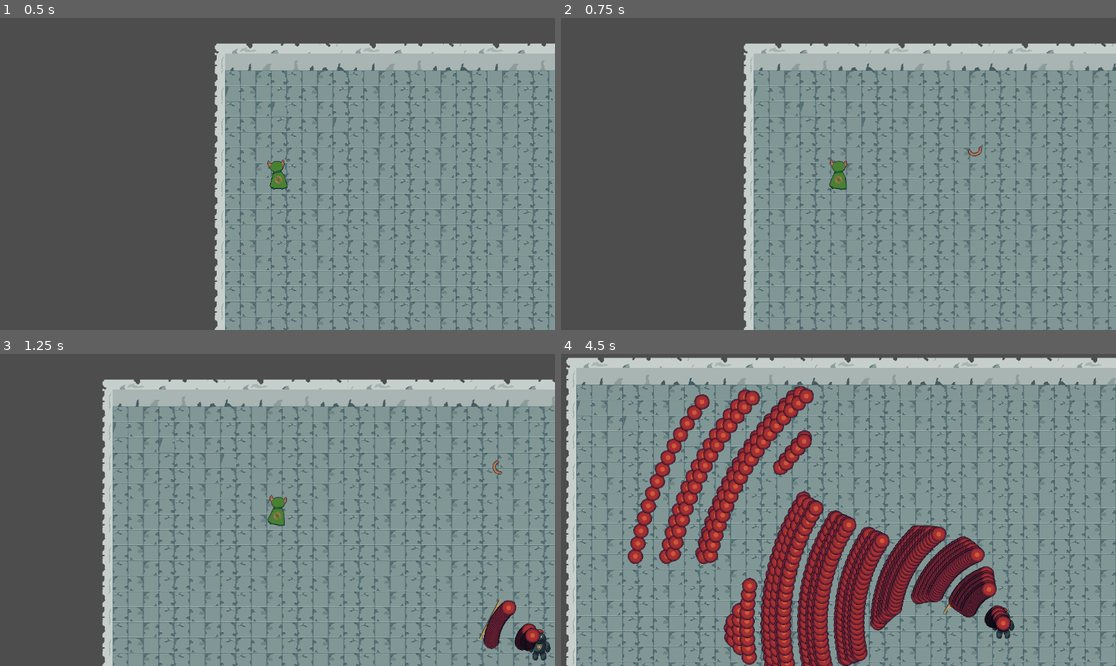
Above: before the commit, frames 1-4 (two rows, left to right).
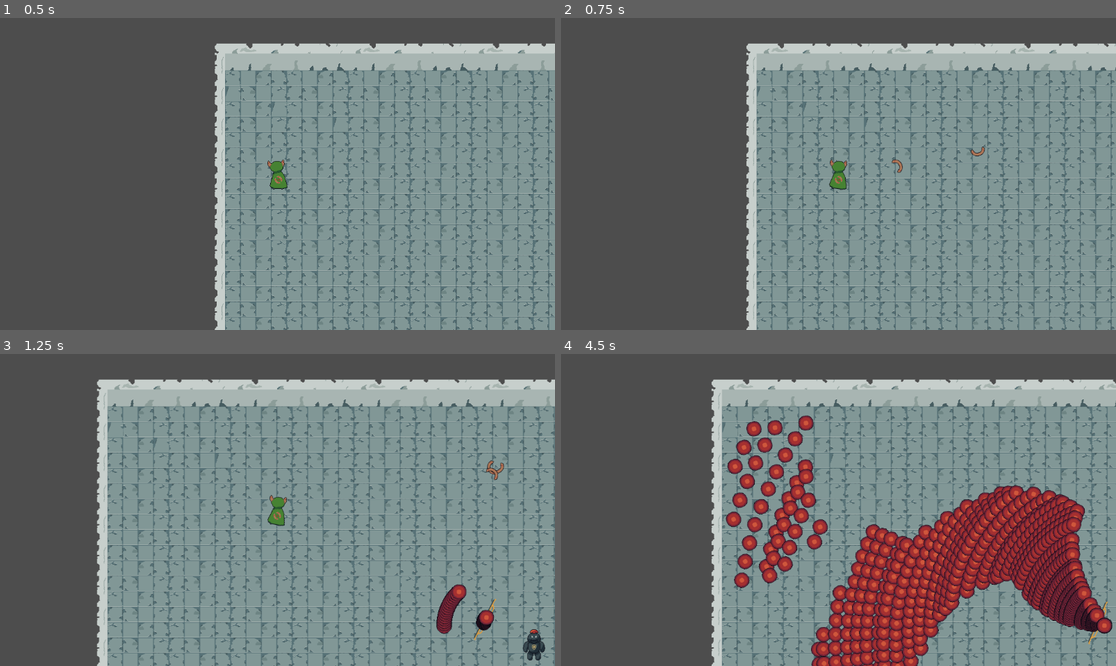
Above: after the commit, the same moments.

Repository: steve52/boomerang-guy-and-the-aglet
Game: Godot game, scene res://Scenes/game.tscn
Same seed, same stepped clock (60 frames per second), same inputs: the game is played once before the commit and once after it.
Inputs (mouse positions are in pixels of both pictures, inside the frame that each line leads up to):
- Up to frame 1 (0.5 s): no input
- Up to frame 2 (0.75 s): tap Enter (ui_accept) at 0.5 s; move the mouse to (960, 158) at 0.52 s; press the mouse at (960, 158) at 0.53 s; hold D (Right) from 0.53 s (still down)
- Up to frame 3 (1.25 s): keep holding D (Right); tap Enter (ui_accept) at 0.77, 1.07 s; tap Shift (Sprint, bound only after the commit) at 0.8 s
- Up to frame 4 (4.5 s): move the mouse to (727, 525) at 1.27 s; release D (Right) at 1.28 s; release the mouse at (727, 525) at 1.28 s; hold S (Down) 1.28-2.03 s; tap Shift (Sprint, bound only after the commit) at 1.35, 3.05 s; tap Enter (ui_accept) at 1.52, 1.55, 1.82, 2.1, 3.02, 3.32, 3.77, 3.8, 4.07 s; move the mouse to (894, 441) at 2.02 s; press the mouse at (894, 441) at 2.03 s; hold D (Right) 2.03-2.78 s; move the mouse to (810, 572) at 2.77 s; release the mouse at (810, 572) at 2.78 s; hold W (Up) 2.78-3.53 s; click (810, 572) at 2.85 s; move the mouse to (1005, 556) at 3.52 s; hold Shift (Sprint, bound only after the commit) 3.53-4.28 s; hold A (Left) from 3.53 s (still down); move the mouse to (672, 463) at 4.27 s; click (672, 463) at 4.35 s

Frame 1 is identical in both runs. In frame 2, 14% of the frame differs, in the area x 32-100%, y 8-100%; in frame 3, 21%; in frame 4, 75%, in the area x 0-100%, y 1-100%.
Error before the commit: Invalid access to property or key 'position' on a base object of type 'previously freed'. (res://Scenes/Enemies/shield_boss.gd:113)

Commit message:
fixed Some Stuff

Diff:
--- /dev/null
+++ b/Scenes/Enemies/Bullets/ShieldBoss/ShieldBlastBullets.tscn
@@ -0,0 +1,22 @@
+[gd_scene format=3 uid="uid://bd27vlnwpbjmr"]
+
+[ext_resource type="Script" uid="uid://dfgc8p7gq0sy1" path="res://Scripts/bulletbase.gd" id="1_kt8g7"]
+[ext_resource type="Texture2D" uid="uid://ck6ohockcxovy" path="res://Assets/Bullet2.png" id="2_tvd1s"]
+
+[sub_resource type="CircleShape2D" id="CircleShape2D_qr4i2"]
+radius = 16.0
+
+[node name="BulletBase" type="Area2D" unique_id=1656104743]
+collision_layer = 16
+collision_mask = 9
+script = ExtResource("1_kt8g7")
+Speed = 300
+
+[node name="Sprite2D" type="Sprite2D" parent="." unique_id=806604394]
+texture = ExtResource("2_tvd1s")
+
+[node name="CollisionShape2D" type="CollisionShape2D" parent="." unique_id=295492039]
+shape = SubResource("CircleShape2D_qr4i2")
+
+[connection signal="area_entered" from="." to="." method="Hit"]
+[connection signal="body_entered" from="." to="." method="Hit"]
--- a/Scenes/Enemies/shield_boss.gd
+++ b/Scenes/Enemies/shield_boss.gd
@@ -1,9 +1,10 @@
 extends "res://Scripts/EnemyClass.gd"
 
+const SHIELD_BLAST_BULLETS = preload("uid://bd27vlnwpbjmr")
 const DASH_BARRAGE_BULLETS = preload("uid://hodgh4fecxs")
 const PHASE_1_CHARGE_RING_BULLETS = preload("uid://hgdiqcdafapu")
 var Phase1Pattern = [1,0,1]
-var Phase2Pattern = [1, 0, 1, 1, 0]
+var Phase2Pattern = [1, 0, 1, 1, 2, 0]
 var AttackNumber = 0
 signal Phase2ChargeDone
 signal DashFinish
@@ -36,8 +37,10 @@
 	if Phase == 2:
 		if Phase2Pattern.get(AttackNumber) == 0:
 			BeforeCharge()
+		elif Phase2Pattern.get(AttackNumber) == 1:
+			DashBarrage()
 		else:
-			DashBarrage()
+			RingsAttack()
 		AttackNumber = 0 if AttackNumber == Phase2Pattern.size() - 1 else AttackNumber + 1
 
 func BeforeCharge():
@@ -51,14 +54,23 @@
 		BeforePhase2Charge()
 
 func BeforePhase1Charge():
+	if Phase != 1:
+		$AttackCooldown.start(3 + randf_range(-.5,.5))
+		pass
 	for i in 16:
 		var BulletDirection = Vector2.from_angle(deg_to_rad(i*22.5))
 		ShootBullets(PHASE_1_CHARGE_RING_BULLETS, BulletDirection, position)
 	await get_tree().create_timer(.2).timeout
+	if Phase != 1:
+		$AttackCooldown.start(3 + randf_range(-.5,.5))
+		pass
 	for i in 16:
 		var BulletDirection = Vector2.from_angle(deg_to_rad(i*22.5 + 11.25))
 		ShootBullets(PHASE_1_CHARGE_RING_BULLETS, BulletDirection, position)
-	Charge()
+	if Phase == 1:
+		Charge()
+	else:
+		$AttackCooldown.start(3 + randf_range(-.5,.5))
 
 func BeforePhase2Charge():
 	for i in 2:
@@ -86,6 +98,9 @@
 		AfterPhase2Charge()
 
 func AfterPhase1Charge():
+	if Phase != 1:
+		$AttackCooldown.start(3 + randf_range(-.5,.5))
+		pass
 	for i in 16:
 		var BulletDirection = Vector2.from_angle(deg_to_rad(i*22.5))
 		ShootBullets(PHASE_1_CHARGE_RING_BULLETS, BulletDirection, position)
@@ -108,13 +123,24 @@
 
 func ShieldBlast():
 	for i in 8:
-		await get_tree().create_timer(.3).timeout
-		for I in 24:
-			var BulletDirection = Vector2.from_angle(position.angle_to_point(Player.position) + (I - 9) * deg_to_rad(2))
-			ShootBullets(PHASE_1_CHARGE_RING_BULLETS,BulletDirection,position)
+		await get_tree().create_timer(.4).timeout
+		for I in 17:
+			if Phase == 1:
+
+				var BulletDirection = Vector2.from_angle(position.angle_to_point(Player.position) + (I - 8) * deg_to_rad(3))
+				ShootBullets(SHIELD_BLAST_BULLETS,BulletDirection,$ShieldPivot/Shield.global_position)
 	$AttackCooldown.start(3 + randf_range(-.5,.5))
 
-#Dash5times Shoot while dashing fast bullets
+func RingsAttack():
+	for i in 5:
+		await get_tree().create_timer(.8).timeout
+		var SafeSpot = randi_range(31,40)
+		var SafeSpots = [SafeSpot,SafeSpot+1,SafeSpot-1]
+		for I in 71:
+			if !SafeSpots.has(I):
+				var BulletDirection = Vector2.from_angle(position.angle_to_point(Player.position) + (I - 35) * deg_to_rad(3))
+				ShootBullets(SHIELD_BLAST_BULLETS,BulletDirection,position)
+	$AttackCooldown.start(3 + randf_range(-.5,.5))
 
 func DashBarrage():
 	var Direction = [Vector2.from_angle(position.direction_to(Player.position).angle() + PI/2), Vector2.from_angle(position.direction_to(Player.position).angle() - PI/2)]
--- a/Scripts/EnemyClass.gd
+++ b/Scripts/EnemyClass.gd
@@ -64,7 +64,6 @@
 	Raycast.collision_mask = 8
 	Raycast.force_raycast_update()
 	if Raycast.is_colliding():
-		print("A")
 		var WallSpot = Raycast.get_collision_point()
 		TargetPosition = WallSpot.direction_to(position) * 32 + WallSpot
 	var ETA = position.distance_to(TargetPosition) / (Speed * 1.5)
@@ -102,7 +101,6 @@
 	Raycast.collision_mask = 8
 	Raycast.force_raycast_update()
 	if Raycast.is_colliding():
-		print("A")
 		var WallSpot = Raycast.get_collision_point()
 		Target = WallSpot.direction_to(position) * 32 + WallSpot
 	var tween = get_tree().create_tween()
--- a/Scripts/player.gd
+++ b/Scripts/player.gd
@@ -1,14 +1,21 @@
 extends CharacterBody2D
 
 @export var Health = 3
-@export var Speed = 20
+@export var BaseSpeed = 20
+var Speed = 20
 const BOOMERANG = preload("uid://bgv7yok8kgxfo")
 var BoomerangsOut = 0
 var Walking = false
 var Rotate = 0
 var IFrames = false
+var AttackCooldown = false
 
 func _physics_process(delta):
+
+	if Input.is_action_pressed("Sprint"):
+		Speed = BaseSpeed* 1.5
+	else:
+		Speed = BaseSpeed
 
 	if Input.is_action_pressed("Down"):
 		velocity.y = Speed * delta * 1000
@@ -40,9 +47,12 @@
 			if rotation_degrees <= -15:
 				Rotate = 0
 
-	if Input.is_action_just_pressed("Attack"):
-		Attack()
-
+	if Input.is_action_pressed("Attack"):
+		if !AttackCooldown:
+			Attack()
+			AttackCooldown = true
+			await get_tree().create_timer(.1).timeout
+			AttackCooldown = false
 
 	move_and_slide()
 
@@ -62,7 +72,7 @@
 		IFrames = true
 		if Health == 0:
 			get_tree().paused = true
-			queue_free()
+			self.visible = false
 			print("Dead")
 		await get_tree().create_timer(.5).timeout
 		IFrames = false
--- a/project.godot
+++ b/project.godot
@@ -50,6 +50,11 @@
 "events": [Object(InputEventMouseButton,"resource_local_to_scene":false,"resource_name":"","device":-1,"window_id":0,"a …(258 unchanged characters)…
 ]
 }
+Sprint={
+"deadzone": 0.2,
+"events": [Object(InputEventKey,"resource_local_to_scene":false,"resource_name":"","device":-1,"window_id":0,"alt_pressed":false,"shift_pressed":false,"ctrl_pressed":false,"meta_pressed":false,"pressed":false,"keycode":0,"physical_keycode":4194325,"key_label":0,"unicode":0,"location":0,"echo":false,"script":null)
+]
+}
 
 [layer_names]
 
